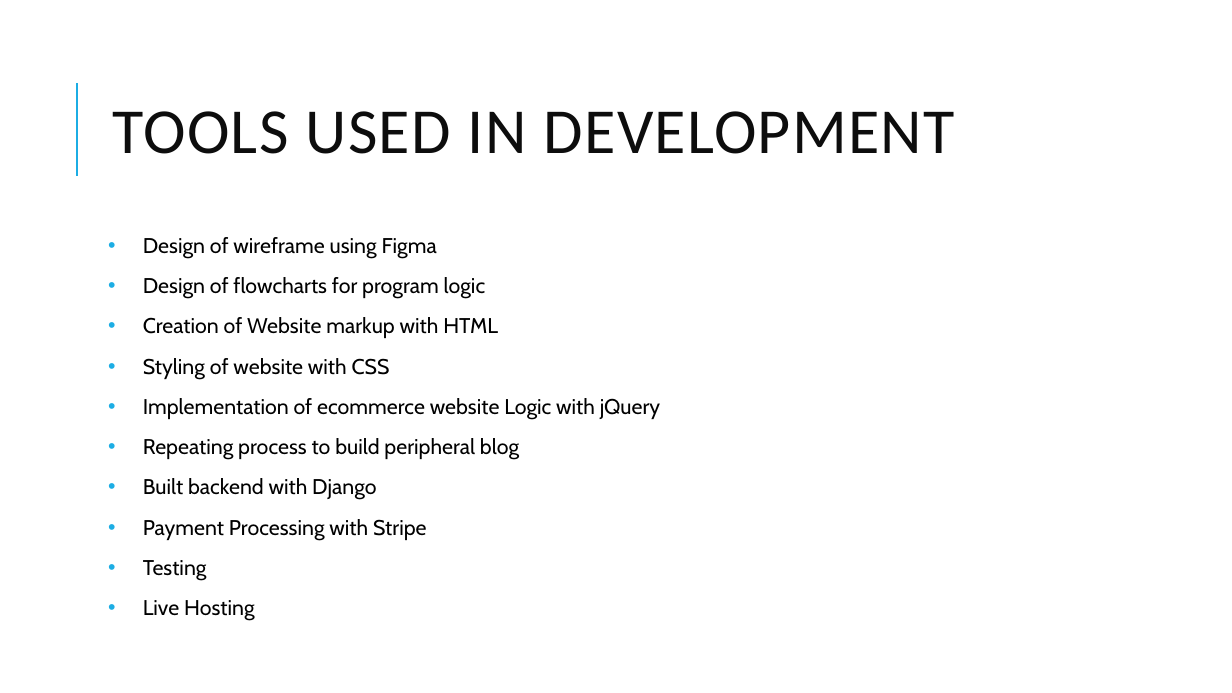
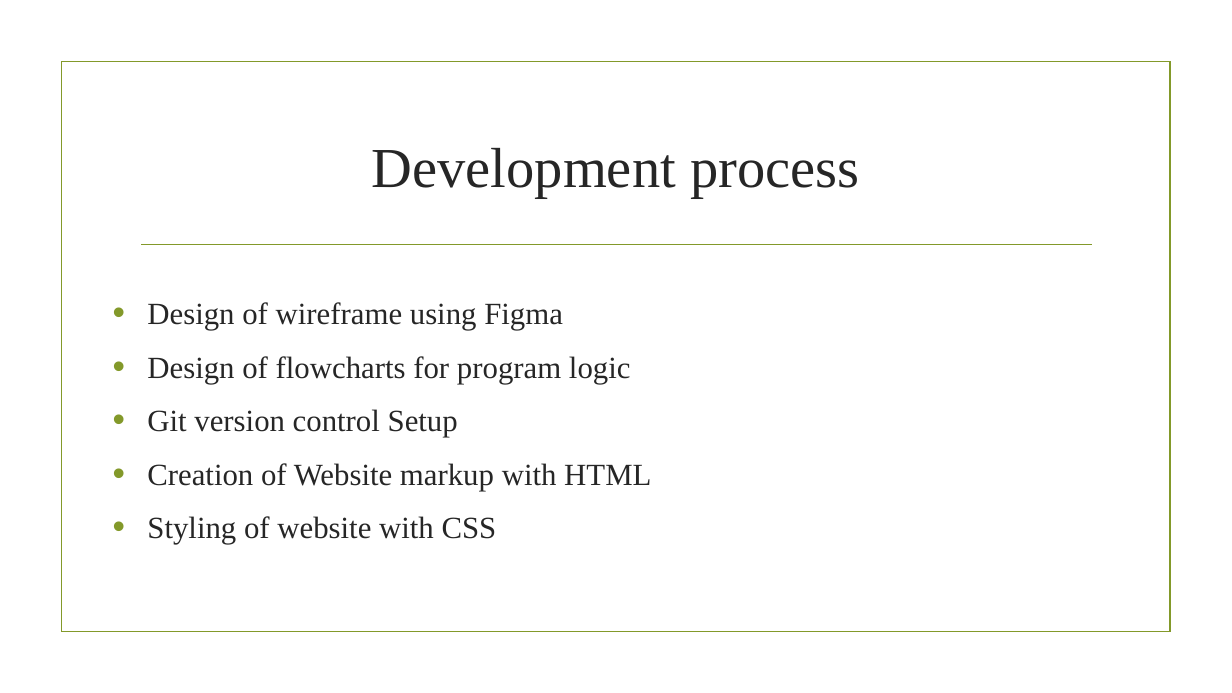
Before and after one commit to davidadey000/codeavenue, a slide deck: slide 3 of documentation/final_project_presentation.pptx. Drawn at 1232x693 pixels with LibreOffice and Linux fonts; fonts in the diff are those of the drawing; background and template pictures are left out. Boxes give left, top, right and bottom in pixels: in the first picture for what was removed or moved away, otherwise in the second. Text is boxed around its words. In the diff, an @@ line names an element or a change of style, - is before the commit and + after.

```diff
--- a/documentation/final_project_presentation.pptx
+++ b/documentation/final_project_presentation.pptx
@@ rectangle added at box(61, 62, 1170, 632), outline #83992A 1.25 pt @@
@@ line removed from (77, 176) to (77, 83) @@
@@ title at box(372, 148, 859, 198): text changed; size 50 to 44 pt; font Calibri to Times New Roman; text colour #0D0D0D to #262626 @@
-TOOLS USED IN DEVELOPMENT
+Development process
@@ line added from (141, 245) to (1092, 245), #83992A 1.25 pt @@
@@ text "Design of wireframe using Figma": place and size @@
-text "Design of wireframe using Figma" at box(143, 237, 660, 621)
+text "Design of wireframe using Figma" at box(147, 302, 651, 544)
@@ text at box(147, 302, 651, 544): size 16.6 to 24 pt, font Cabin to Times New Roman, text colour #000000 to #262626 in "Design of wireframe using Figma", "Design of flowcharts for program logic", "Creation of Website markup with HTML", "Styling of website with CSS"; line spacing 0.87 to 1.07; less space between paragraphs; bullet colour #1CADE4 to #83992A @@
@@ text at box(143, 398, 660, 621): paragraphs removed @@
-• Implementation of ecommerce website Logic with jQuery
-• Repeating process to build peripheral blog
-• Built backend with Django
-• Payment Processing with Stripe
-• Testing
-• Live Hosting
@@ text at box(147, 409, 458, 437): paragraph added @@
+• Git version control Setup
```
Also in this commit, not shown: 9 other slides changed, 2 slides added, 1 slide removed, 3 other files.
